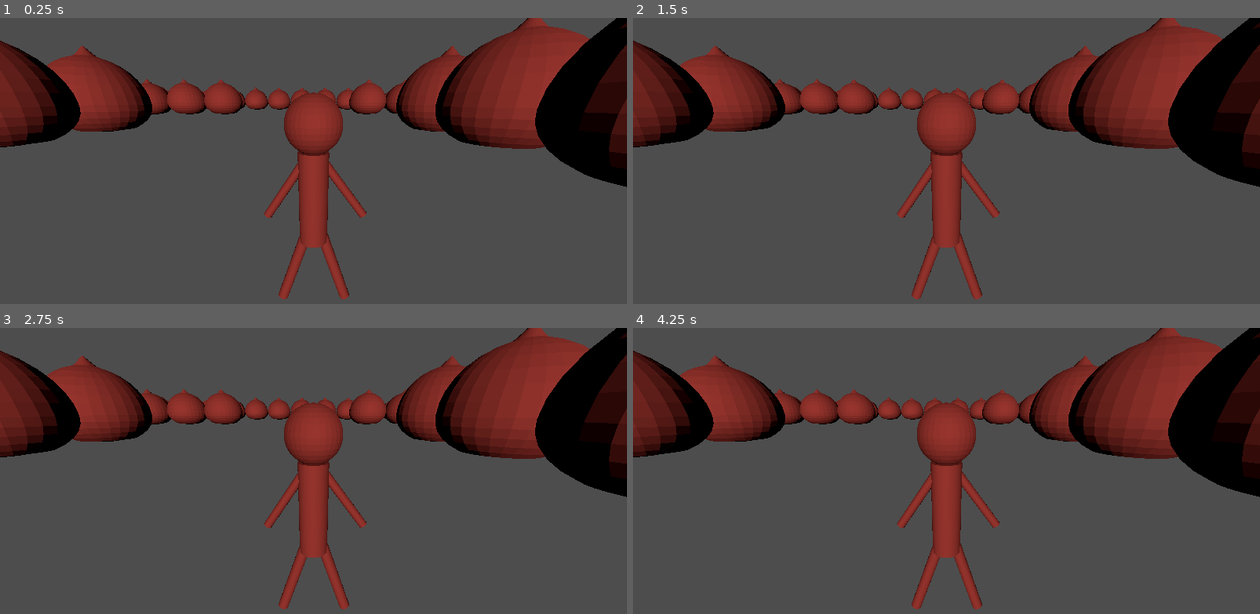
Above: before the commit, frames 1-4 (two rows, left to right).
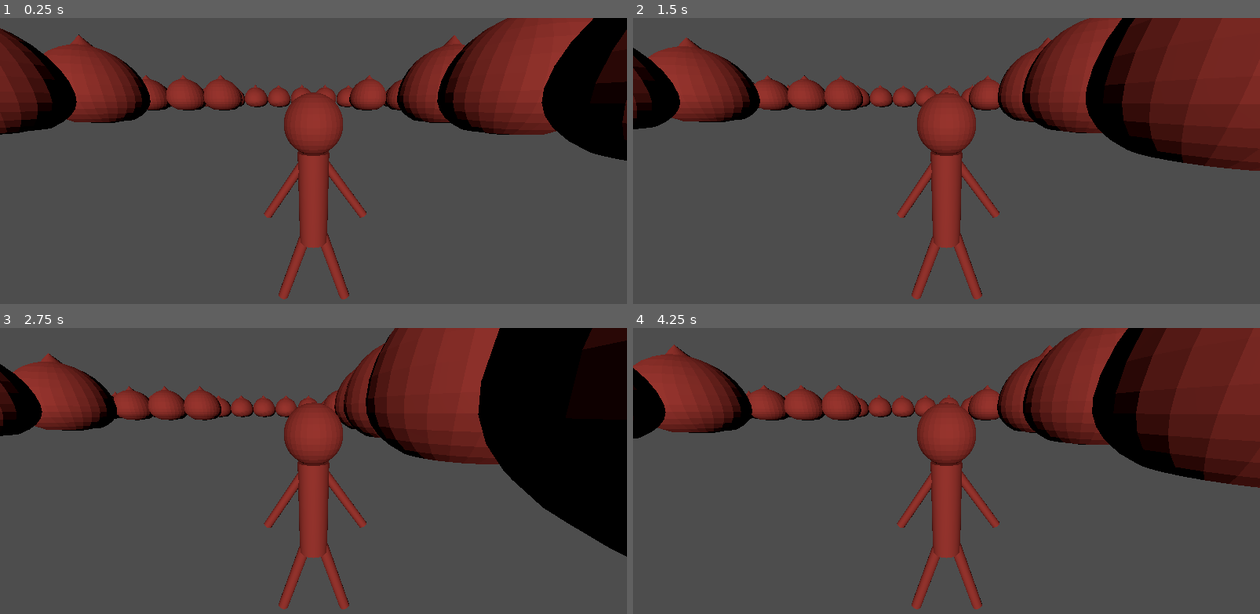
Above: after the commit, the same moments.

Repository: tevoran/oranssi-noita
Game: Godot game, scene res://world.tscn
Two runs of this game, one before a commit and one after it. Both use one fixed random seed, a clock stepped at 60 frames per second and the inputs below.
Inputs:
- Up to frame 1 (0.25 s): no input
- Up to frame 2 (1.5 s): tap Enter at 0.5 s; hold D (move_right, bound only after the commit) 0.53-1.28 s; hold S (move_backward, bound only after the commit) from 1.28 s (still down)
- Up to frame 3 (2.75 s): release S (move_backward, bound only after the commit) at 2.03 s; hold D (move_right, bound only after the commit) from 2.03 s (still down)
- Up to frame 4 (4.25 s): release D (move_right, bound only after the commit) at 2.78 s; hold W (move_forward, bound only after the commit) 2.78-3.53 s; hold A (move_left, bound only after the commit) from 3.53 s (still down)

The runs differ from the first frame. In frame 1, 11% of the frame differs, in the area x 0-100%, y 0-60%; in frame 2, 24%; in frame 3, 25%, in the area x 0-100%, y 0-80%; in frame 4, 25%.

Commit message:
add some basic player movement

Diff:
--- /dev/null
+++ b/src/oranssi-noita/player.gd
@@ -0,0 +1,27 @@
+extends Node3D
+
+const SPEED_MAX = 1.0
+
+static var speed = 0.0
+
+func _physics_process(delta):
+	var velocity = Vector3.ZERO # The player's movement vector.
+
+	# Keyboard input
+	if Input.is_action_pressed("move_forward"):
+		velocity.z -= 1.0
+
+	if Input.is_action_pressed("move_backward"):
+		velocity.z += 1.0
+
+	if Input.is_action_pressed("move_left"):
+		velocity.x -= 1.0
+
+	if Input.is_action_pressed("move_right"):
+		velocity.x += 1.0
+
+	# Mouse input
+
+	if velocity.length() > 0:
+		velocity = velocity.normalized()
+		position += velocity * delta
--- a/src/oranssi-noita/player.tscn
+++ b/src/oranssi-noita/player.tscn
@@ -1,12 +1,15 @@
-[gd_scene load_steps=2 format=3 uid="uid://b6vj248y5hcq2"]
+[gd_scene load_steps=3 format=3 uid="uid://b6vj248y5hcq2"]
 
 [ext_resource type="ArrayMesh" uid="uid://0ouqqoqqoji2" path="res://models/witch/witch.obj" id="1_4flbx"]
+[ext_resource type="Script" uid="uid://b5d0fmwajponq" path="res://player.gd" id="1_onrkg"]
 
 [node name="player" type="Node3D"]
+transform = Transform3D(-4.371139e-09, 0, 0.1, 0, 0.1, 0, -0.1, 0, -4.371139e-09, 0, 0, 0)
+script = ExtResource("1_onrkg")
 
-[node name="model" type="MeshInstance3D" parent="."]
-transform = Transform3D(-4.371139e-09, 0, 0.1, 0, 0.1, 0, -0.1, 0, -4.371139e-09, 0, 0, 0)
+[node name="Object3D" type="MeshInstance3D" parent="."]
+transform = Transform3D(1, 0, 0, 0, 1, 0, 0, 0, 1, 0, 4.8573823, 0)
 mesh = ExtResource("1_4flbx")
 
-[node name="Camera3D" type="Camera3D" parent="model"]
+[node name="Camera3D" type="Camera3D" parent="Object3D"]
 transform = Transform3D(-4.371139e-08, 0.3746066, -0.92718387, 0, 0.92718387, 0.3746066, 1, 1.6374575e-08, -4.0528494e-08, -8.035731, 3.9737682, -1.8759752e-07)
--- a/src/oranssi-noita/project.godot
+++ b/src/oranssi-noita/project.godot
@@ -15,6 +15,29 @@
 config/features=PackedStringArray("4.5", "GL Compatibility")
 config/icon="res://icon.svg"
 
+[input]
+
+move_forward={
+"deadzone": 0.2,
+"events": [Object(InputEventKey,"resource_local_to_scene":false,"resource_name":"","device":0,"window_id":0,"alt_pressed":false,"shift_pressed":false,"ctrl_pressed":false,"meta_pressed":false,"pressed":false,"keycode":0,"physical_keycode":87,"key_label":0,"unicode":0,"location":0,"echo":false,"script":null)
+]
+}
+move_backward={
+"deadzone": 0.2,
+"events": [Object(InputEventKey,"resource_local_to_scene":false,"resource_name":"","device":-1,"window_id":0,"alt_pressed":false,"shift_pressed":false,"ctrl_pressed":false,"meta_pressed":false,"pressed":false,"keycode":0,"physical_keycode":83,"key_label":0,"unicode":115,"location":0,"echo":false,"script":null)
+]
+}
+move_left={
+"deadzone": 0.2,
+"events": [Object(InputEventKey,"resource_local_to_scene":false,"resource_name":"","device":-1,"window_id":0,"alt_pressed":false,"shift_pressed":false,"ctrl_pressed":false,"meta_pressed":false,"pressed":false,"keycode":0,"physical_keycode":65,"key_label":0,"unicode":97,"location":0,"echo":false,"script":null)
+]
+}
+move_right={
+"deadzone": 0.2,
+"events": [Object(InputEventKey,"resource_local_to_scene":false,"resource_name":"","device":-1,"window_id":0,"alt_pressed":false,"shift_pressed":false,"ctrl_pressed":false,"meta_pressed":false,"pressed":false,"keycode":0,"physical_keycode":68,"key_label":0,"unicode":100,"location":0,"echo":false,"script":null)
+]
+}
+
 [rendering]
 
 renderer/rendering_method="gl_compatibility"
--- a/src/oranssi-noita/world.tscn
+++ b/src/oranssi-noita/world.tscn
@@ -11,9 +11,8 @@
 "cells": PackedInt32Array(22, 65525, 0, 22, 65526, 0, 22, 65527, 0, 22, 65528, 0, 22, 65529, 0, 22, 65530, 0, 22, 65531 …(5113 unchanged characters)…
 }
 
-[node name="player" parent="." instance=ExtResource("2_fj7yv")]
-transform = Transform3D(1, 0, 0, 0, 1, 0, 0, 0, 1, 0, 0.67849636, 0)
-
 [node name="DirectionalLight3D" type="DirectionalLight3D" parent="."]
 transform = Transform3D(0.9985835, -0.030893335, 0.04332032, 0.01903936, 0.9677353, 0.25124884, -0.049684513, -0.25006813, 0.9669527, -0.6015167, 10.920673, 65.82737)
 light_color = Color(0.99215686, 0.36862746, 0.3254902, 1)
+
+[node name="player" parent="." instance=ExtResource("2_fj7yv")]
Not shown, added: src/oranssi-noita/player.gd.uid
